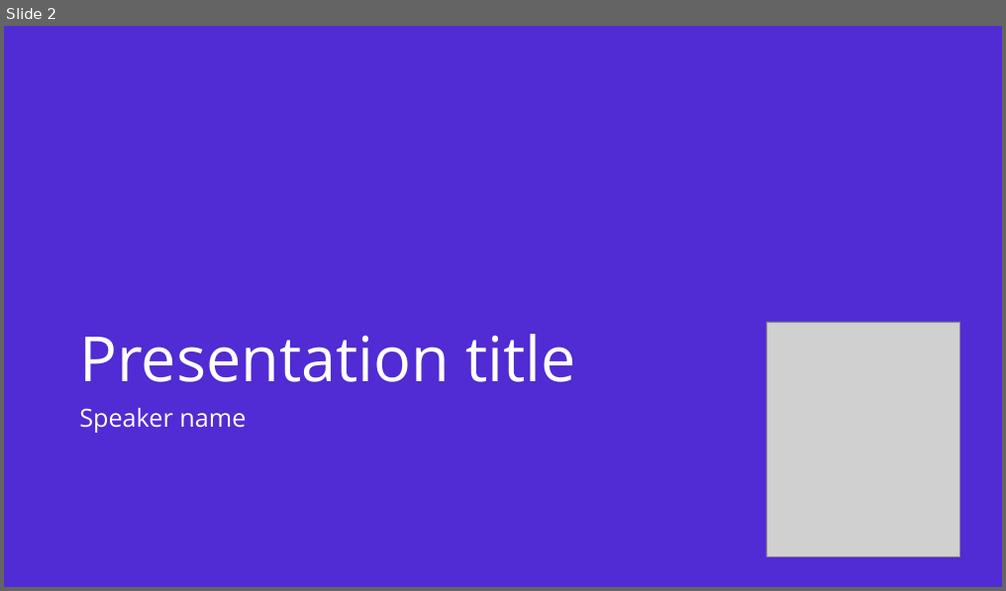
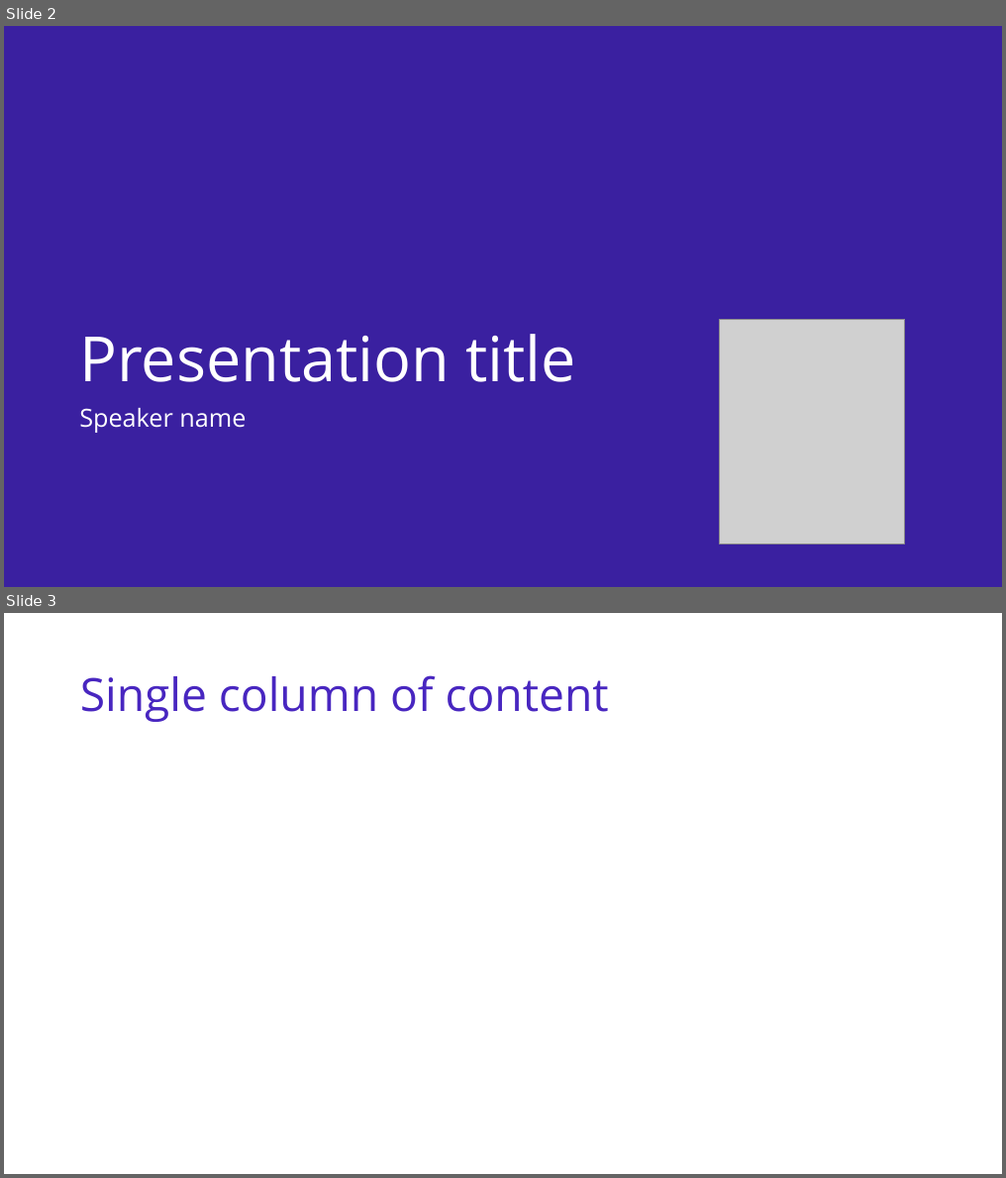
Before and after one commit to dotnet/brand, a slide deck: presentation-template/dotnet-deck-template.odp. Shown one above the other, each under a label of ours: slide 2 before the commit, slides 2 and 3 after it. The pictures are 1006x591 and 1006x1178 pixels, drawn with LibreOffice and Linux fonts; fonts in the diff are those of the drawing; grey boxes stand for pictures. Boxes give left, top, right and bottom in pixels: in the first picture for what was removed or moved away, otherwise in the second. Text is boxed around its words. In the diff, an @@ line names an element or a change of style, - is before the commit and + after.

```diff
--- a/presentation-template/dotnet-deck-template.odp
+++ b/presentation-template/dotnet-deck-template.odp
@@ slide 3 added at (x1=4, y1=613, x2=1002, y2=1174), background #FFFFFF @@
@@ title added at (x1=80, y1=675, x2=609, y2=722), 44 pt, text #4826C0 @@
+Single column of content
@@ slide 2 changed as well @@
@@ background #512BD3 to #3A20A0 @@
@@ picture resized from (x1=766, y1=322, x2=960, y2=557) to (x1=720, y1=319, x2=905, y2=545) @@
```
Also in this commit, not shown: 4 other slides changed, 8 other slides added, 8 slides removed, 7 other files.
